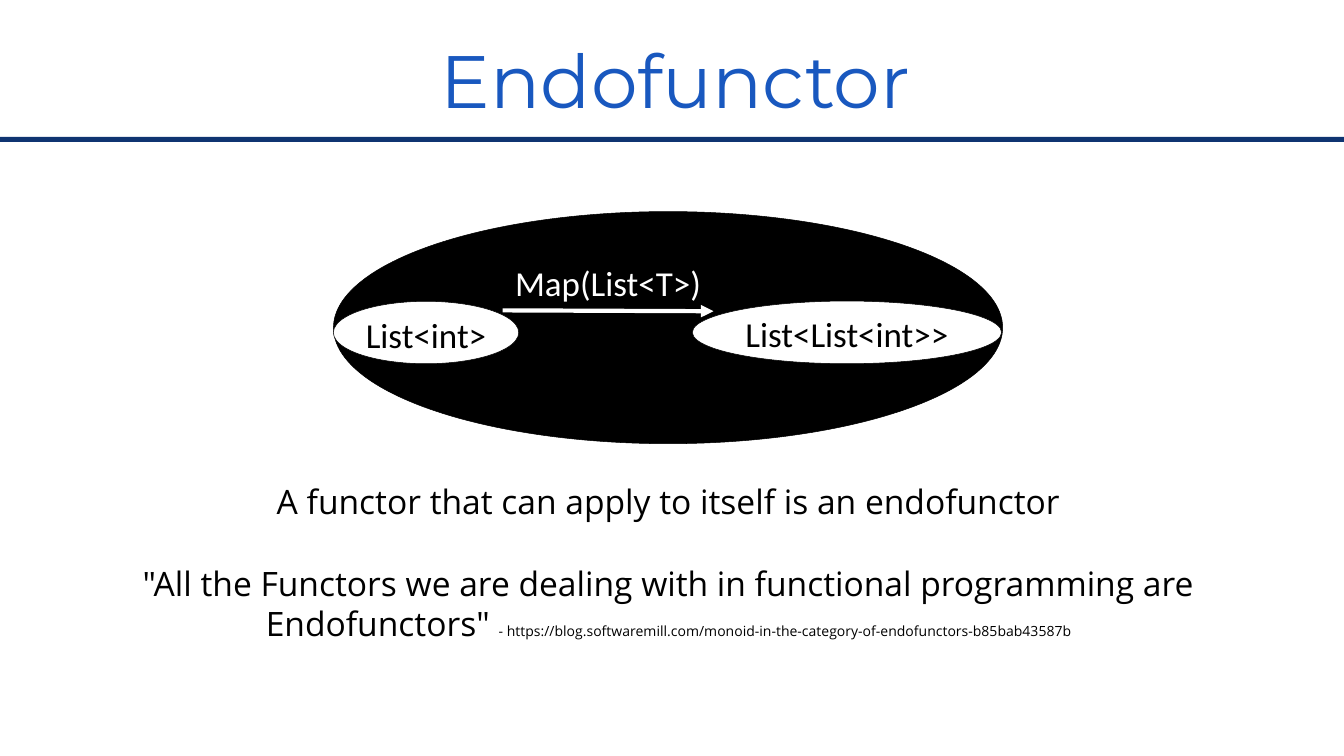
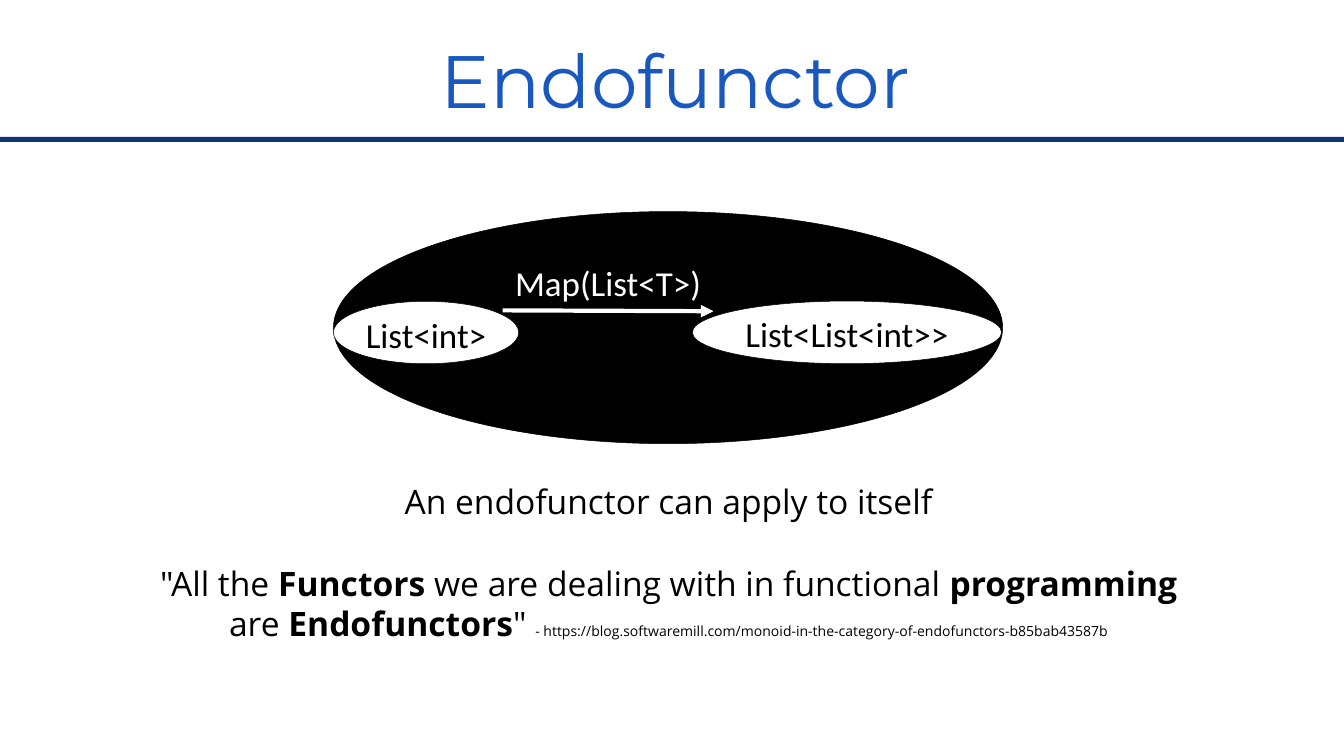
Before and after one commit to RomainTrm/CategoryTheoryYouAlreadyKnowIt, a slide deck: slide 36 of CategoryTheoryUniveristy_Devoxx_FR_2022.pptx. Drawn at 1344x756 pixels with LibreOffice and Linux fonts; fonts in the diff are those of the drawing; background and template pictures are left out. Boxes give left, top, right and bottom in pixels: in the first picture for what was removed or moved away, otherwise in the second. Text is boxed around its words. In the diff, an @@ line names an element or a change of style, - is before the commit and + after.

```diff
--- a/CategoryTheoryUniveristy_Devoxx_FR_2022.pptx
+++ b/CategoryTheoryUniveristy_Devoxx_FR_2022.pptx
@@ text at <box>405,488,932,522</box>: text changed @@
-A functor that can apply to itself is an endofunctor
+An endofunctor can apply to itself
@@ text at <box>160,570,1178,640</box>: bold on in "Functors programming Endofunctors"" @@
```
Also in this commit, not shown: 13 other slides changed, 2 slides added, 1 slide removed.
